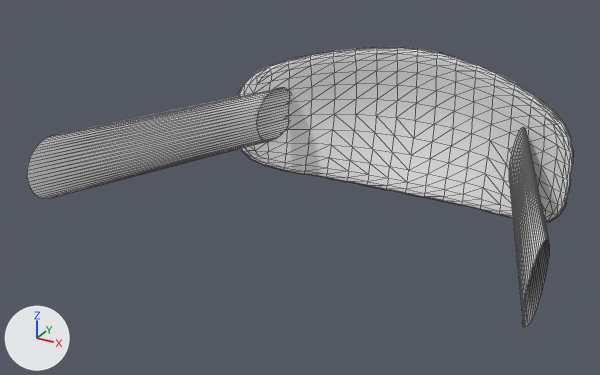
Before and after pictures for a commit that changed the OBJ model Hungry-Birds-Simulator/assets/Others/slingElastic.obj.
Rendered twice from a 50 mm camera at (5.83, -9.16, 5.32) aimed at (-0.73, 2.78, -0.65). Lighting does not change. The marker at lower left points along +X, +Y and +Z. Mesh edges are drawn as thin lines. Where no turn or scale is listed for an object, it has been applied to the vertices.

In view in the first picture: 'Cylinder005_Mesh.018'.
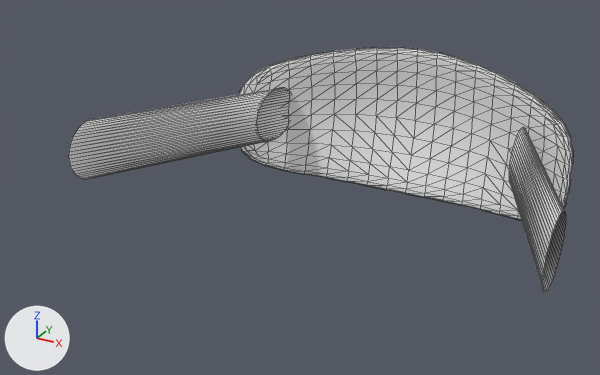
The newer file is also turned or shifted as a whole; pictures and numbers use the older file's frame.

The change, as a diff of the scene's bpy script:
```diff
--- a/Hungry-Birds-Simulator/assets/Others/slingElastic.obj.py
+++ b/Hungry-Birds-Simulator/assets/Others/slingElastic.obj.py
@@ me_cylinder005_mesh_018 @@
 me_cylinder005_mesh_018.from_pydata(...)  # 850 vertices, 1488 faces; spans x -4.14..4.06, y -0.41..6.91, z -1.98..1.05
 # used by ob_cylinder005_mesh_018; location = (0.0, 0.0, 0.0)
+# me_cylinder005_mesh_018 part 1: all 52 vertices in x -4.14..-4.12, y -0.3..0.81, z -0.57..0.51 are moved by (0.0, 0.97, 0.0)
+# me_cylinder005_mesh_018 part 2: all 52 vertices in x 4.01..4.06, y -0.41..1.05, z -0.57..0.52 are moved by (0.0, 0.97, 0.0)
 me_cylinder005_mesh_018.materials.append(mat_material_001)
```

Location of each change, (x1, y1, x2, y2) in pixels of the pictures (600 x 375 px; the box of a moved part takes in the faces that stretch with it):
'Cylinder005_Mesh.018', reshaped (8% narrower, 13% shorter): before (27, 47, 573, 328); after (69, 47, 573, 292)
part 1 of me_cylinder005_mesh_018, moved or reshaped: before (27, 88, 291, 199); after (69, 88, 291, 179)
part 2 of me_cylinder005_mesh_018, moved or reshaped: before (509, 127, 549, 328); after (509, 127, 566, 292)
